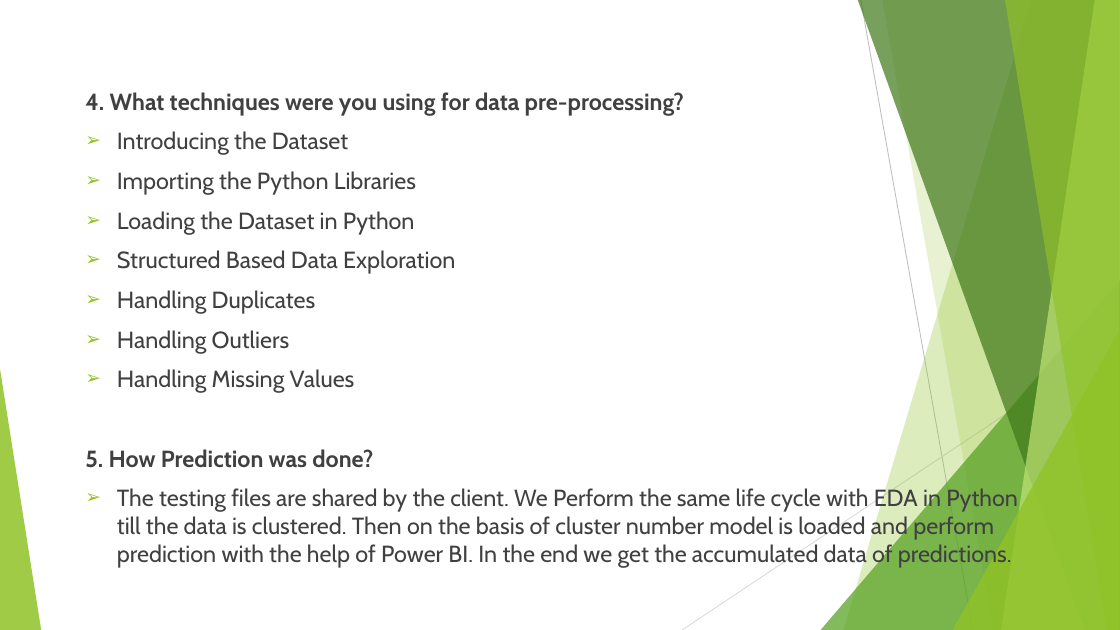
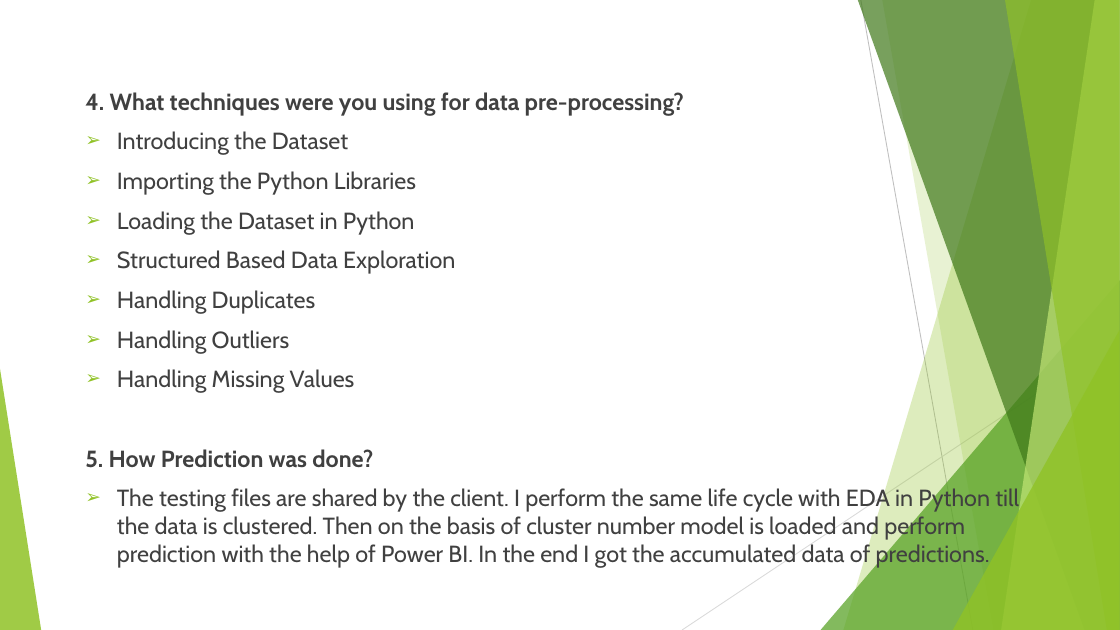
Before and after one commit to kshitijyejare/Amazon-sales-analysis, a slide deck: slide 11 of Detailed Report Amazon.pptx. Drawn at 1120x630 pixels with LibreOffice and Linux fonts; fonts in the diff are those of the drawing. Boxes give left, top, right and bottom in pixels: in the first picture for what was removed or moved away, otherwise in the second. Text is boxed around its words. In the diff, an @@ line names an element or a change of style, - is before the commit and + after.

```diff
--- a/Detailed Report Amazon.pptx
+++ b/Detailed Report Amazon.pptx
@@ text at box(117, 486, 1019, 568): text changed @@
-➢ The testing files are shared by the client. We Perform the same life cycle with EDA in Python till the data is clustered. Then on the basis of cluster number model is loaded and perform prediction with the help of Power BI. In the end we get the accumulated data of predictions.
+➢ The testing files are shared by the client. I perform the same life cycle with EDA in Python till the data is clustered. Then on the basis of cluster number model is loaded and perform prediction with the help of Power BI. In the end I got the accumulated data of predictions.
```
Also in this commit, not shown: 4 other slides changed, 10 other files.
